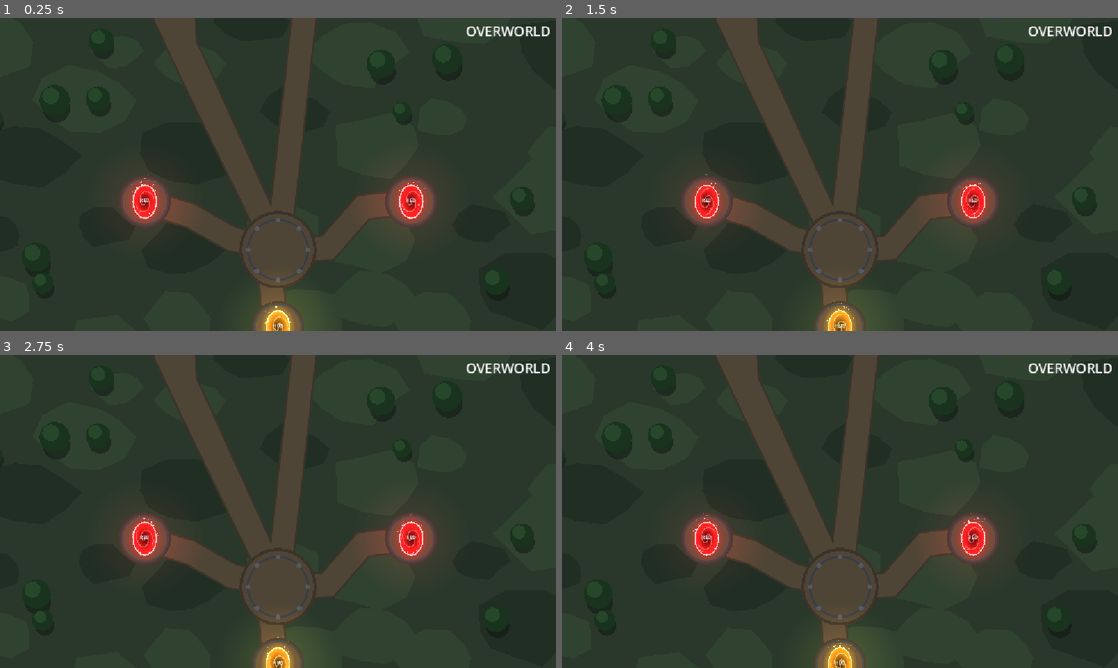
Above: before the commit, frames 1-4 (two rows, left to right).
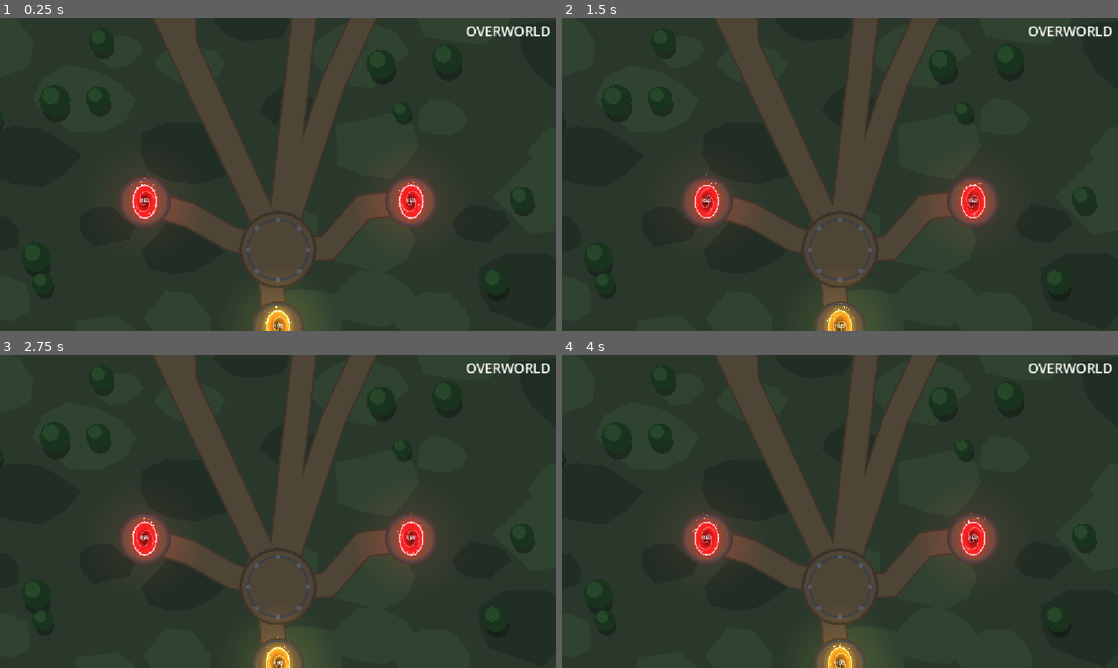
Above: after the commit, the same moments.

Repository: BestestGameStudio/gangU
Game: Godot game, scene res://scenes/overworld.tscn
Two runs of this game, one before a commit and one after it. Both use one fixed random seed, a clock stepped at 60 frames per second and the inputs below. This scene is started directly instead of the project's main scene.
Inputs (mouse positions are in pixels of both pictures, inside the frame that each line leads up to):
- Up to frame 1 (0.25 s): no input
- Up to frame 2 (1.5 s): tap Enter at 0.5 s; move the mouse to (962, 158) at 0.52 s; hold D (move_right) 0.53-1.25 s; hold Space (cast) 0.53-1.25 s; click (962, 158) at 0.67 s; drag from (728, 190) to (840, 327) at 1.27 s
- Up to frame 3 (2.75 s): move the mouse to (333, 442) at 2.02 s; hold D (move_right) from 2.03 s (still down); tap C at 2.1 s
- Up to frame 4 (4 s): release D (move_right) at 2.75 s; drag from (812, 574) to (706, 539) at 2.77 s; move the mouse to (1006, 558) at 3.52 s; hold A (move_left) from 3.53 s (still down); tap M at 3.6 s

The runs differ from the first frame. In frame 1, 2.4% of the frame differs, in the area x 53-68%, y 0-64%; in frame 2, 2.4%; in frame 3, 2.4%; in frame 4, 2.4%.

Commit message:
Update overworld scene with new resources and nodes

Diff:
--- a/scenes/overworld.tscn
+++ b/scenes/overworld.tscn
@@ -8,6 +8,7 @@
 [ext_resource type="PackedScene" path="res://scenes/dungeon_generated.tscn" id="346_dng"]
 [ext_resource type="PackedScene" path="res://scenes/dungeon_c.tscn" id="346_dnc"]
 [ext_resource type="PackedScene" path="res://scenes/dungeon_d.tscn" id="346_dnd"]
+[ext_resource type="PackedScene" path="res://scenes/dungeon_e.tscn" id="337_dne"]
 [ext_resource type="PackedScene" uid="uid://bgangu5enemy" path="res://scenes/enemy.tscn" id="346_enemy"]
 [ext_resource type="Resource" uid="uid://bgangurdemotable" path="res://resources/rewards/demo_table.tres" id="346_table"]
 [ext_resource type="Resource" path="res://resources/gate_offering.tres" id="350_offer"]
@@ -70,6 +71,11 @@
 target_dungeon = ExtResource("346_dnd")
 label_text = "BEAST"
 
+[node name="GateDefense" parent="." instance=ExtResource("346_gate")]
+position = Vector2(1000, -520)
+target_dungeon = ExtResource("337_dne")
+label_text = "DEFENSE"
+
 [node name="EntranceGuards" type="Node" parent="."]
 
 [node name="GuardsNormal" type="Node" parent="EntranceGuards"]
Not shown: 1 places in scenes/overworld.tscn that only renumber resources
